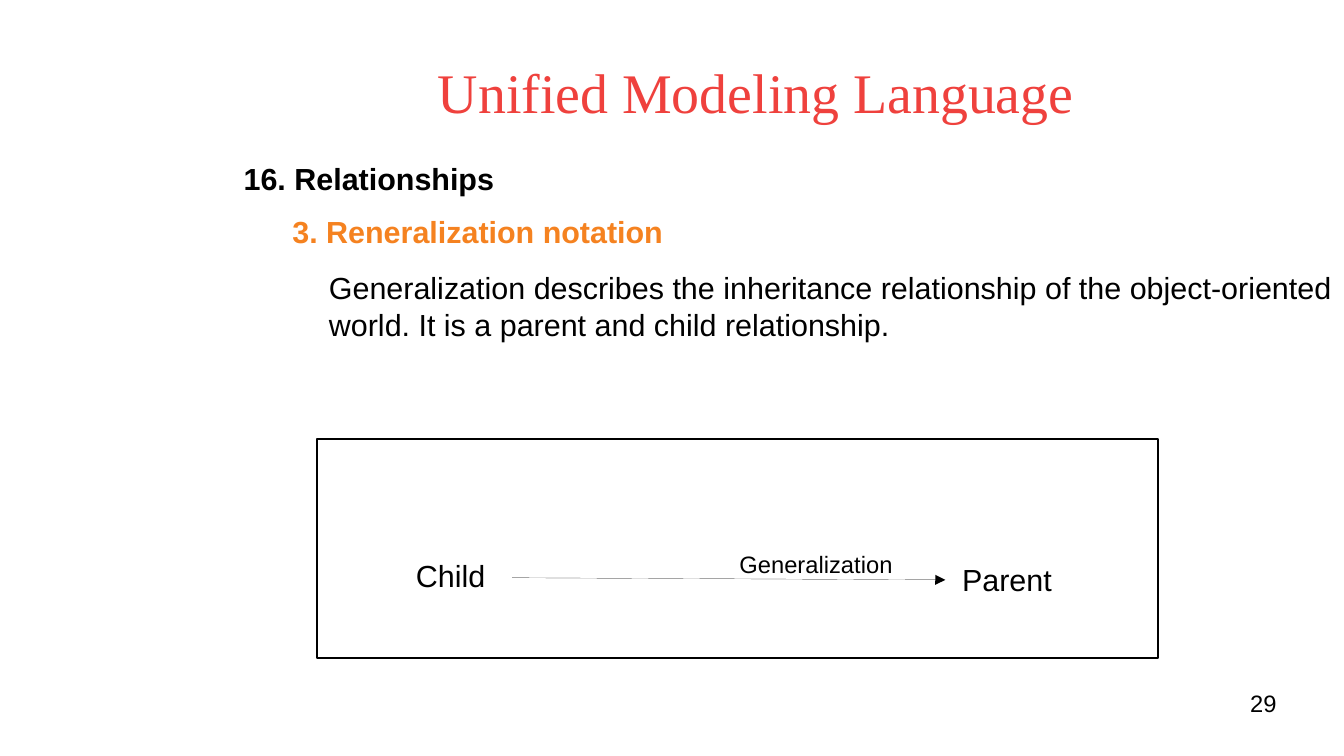
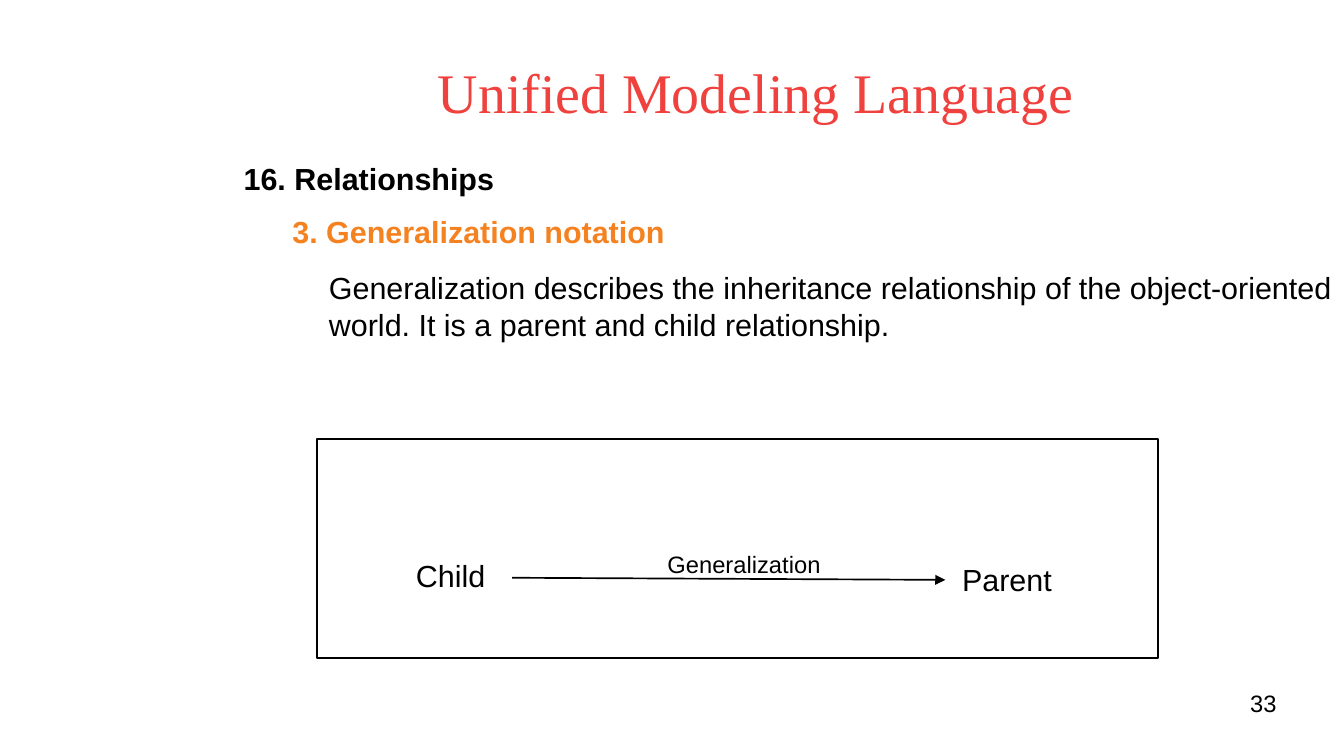
Before and after one commit to voducman/new, a slide deck: slide 33 of UML Presents.odp (slide 29 before the commit). Drawn at 1344x756 pixels with LibreOffice and Linux fonts; fonts in the diff are those of the drawing; background and template pictures are left out. Boxes give left, top, right and bottom in pixels: in the first picture for what was removed or moved away, otherwise in the second. Text is boxed around its words. In the diff, an @@ line names an element or a change of style, - is before the commit and + after.

```diff
--- a/UML Presents.odp
+++ b/UML Presents.odp
@@ text at <box>292,221,664,244</box>: text changed @@
-3. Reneralization notation
+3. Generalization notation
@@ rectangle at <box>317,439,1159,659</box>: fill #FFFFFF to none @@
@@ text "Generalization" rewrapped from <box>739,555,892,574</box> to <box>667,555,820,578</box> @@
@@ arrow (512, 578) - (945, 581): stroke #000000 0 pt to #000000 0.99 pt @@
@@ page number at <box>1250,695,1276,713</box>: text changed @@
-29
+33
```
Also in this commit, not shown: 6 other slides changed, 5 slides added.
